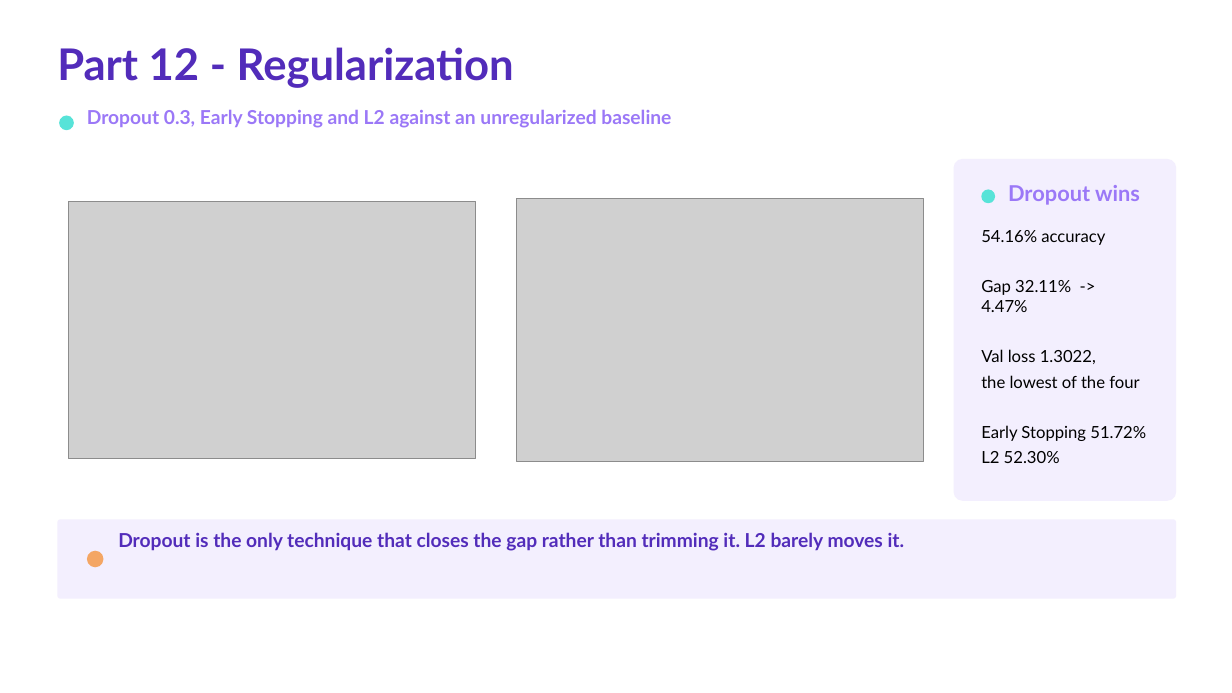
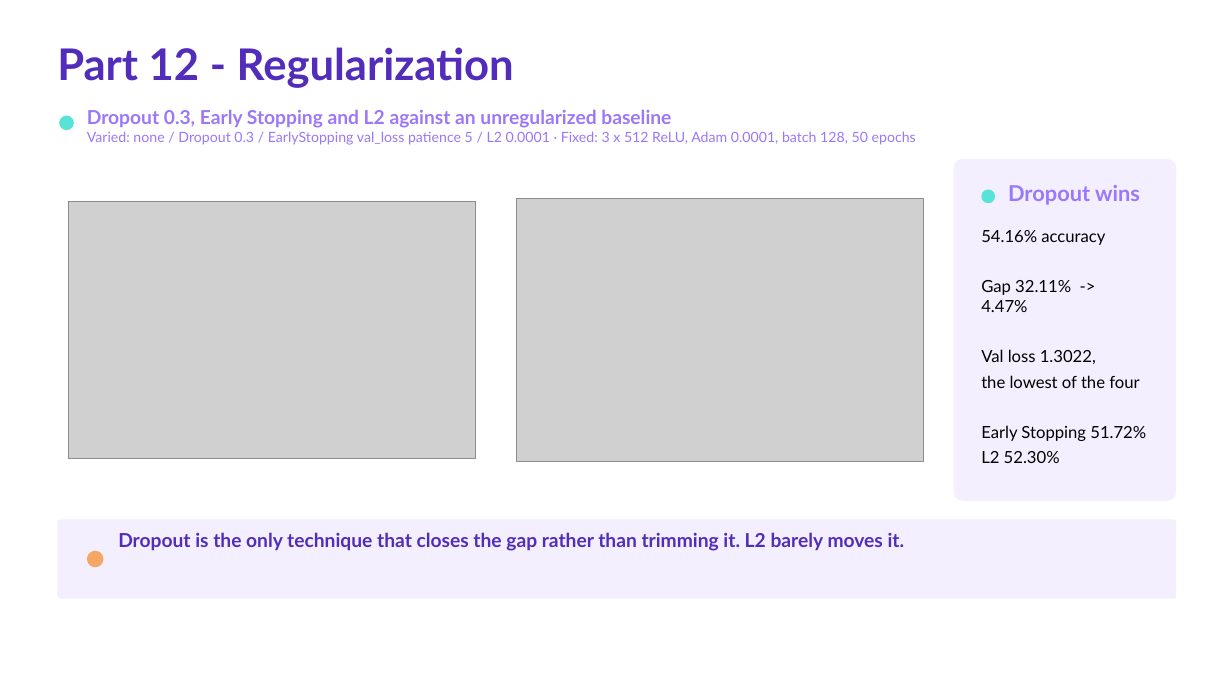
Before and after one commit to khaliddosari/Deep-Learning-Project-Tuwaiq, a slide deck: slide 12 of Docs/Deep Learning Capstone Presentation.pptx. Drawn at 1232x693 pixels with LibreOffice and Linux fonts; fonts in the diff are those of the drawing; grey boxes stand for pictures. Boxes give left, top, right and bottom in pixels: in the first picture for what was removed or moved away, otherwise in the second. Text is boxed around its words. In the diff, an @@ line names an element or a change of style, - is before the commit and + after.

```diff
--- a/Docs/Deep Learning Capstone Presentation.pptx
+++ b/Docs/Deep Learning Capstone Presentation.pptx
@@ text at box(87, 131, 916, 145): paragraph added @@
+Varied: none / Dropout 0.3 / EarlyStopping val_loss patience 5 / L2 0.0001 · Fixed: 3 x 512 ReLU, Adam 0.0001, batch 128, 50 epochs
```
Also in this commit, not shown: 12 other slides changed, 42 other files.
